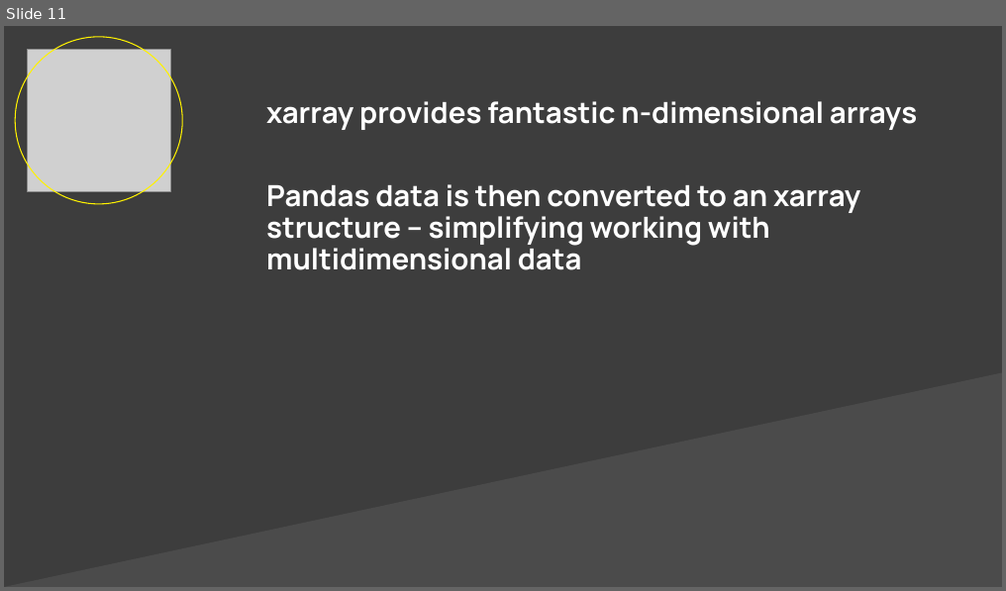
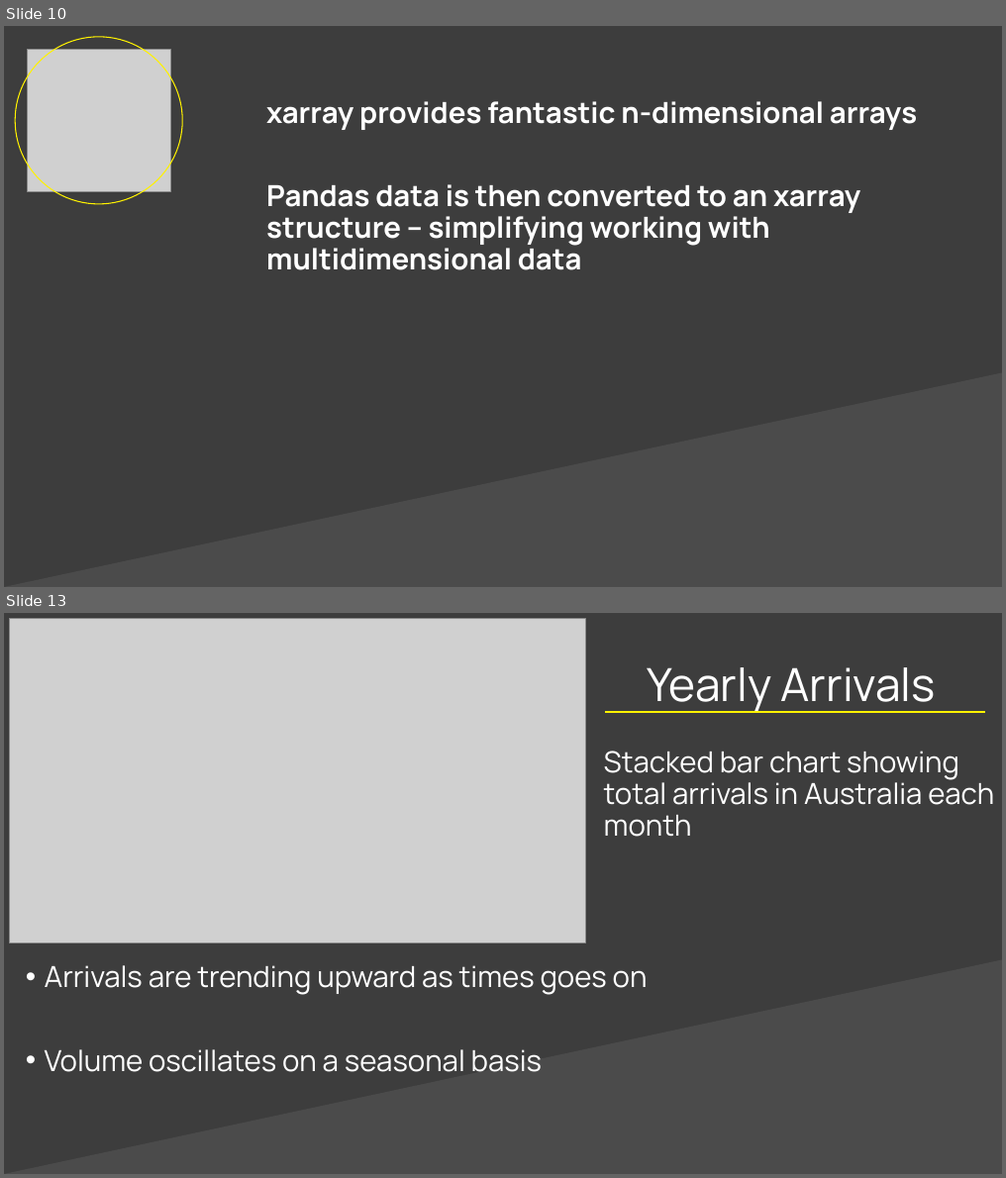
Before and after one commit to rafraser/COSC3000, a slide deck: Visualization/Project Presentation.pptx. Shown one above the other, each under a label of ours: slide 11 before the commit, slides 10 and 13 after it; the slides between them are not shown. The pictures are 1006x591 and 1006x1178 pixels, drawn with LibreOffice and Linux fonts; fonts in the diff are those of the drawing; grey boxes stand for pictures; background and template pictures are left out. Boxes give left, top, right and bottom in pixels: in the first picture for what was removed or moved away, otherwise in the second. Text is boxed around its words. In the diff, an @@ line names an element or a change of style, - is before the commit and + after.

```diff
--- a/Visualization/Project Presentation.pptx
+++ b/Visualization/Project Presentation.pptx
@@ slide 13 added at (4,613,1002,1174), background #3D3D3D; not listed: 1 template element that a slide beside it also shows @@
@@ picture added at (9,619,586,943) @@
@@ text added at (648,667,936,713), 44 pt, text #FFFFFF @@
+Yearly Arrivals
@@ line added from (985, 712) to (605, 712), #FFF200 1.5 pt @@
@@ text added at (604,751,994,837), 28 pt, text #FFFFFF @@
+Stacked bar chart showing total arrivals in Australia each month
@@ text added at (45,965,648,1072), 28 pt, text #FFFFFF @@
+• Arrivals are trending upward as times goes on
+• Volume oscillates on a seasonal basis
@@ what was slide 11 is now slide 10 @@
```
Also in this commit, not shown: 5 other slides added, 1 slide removed, 1 other file.
